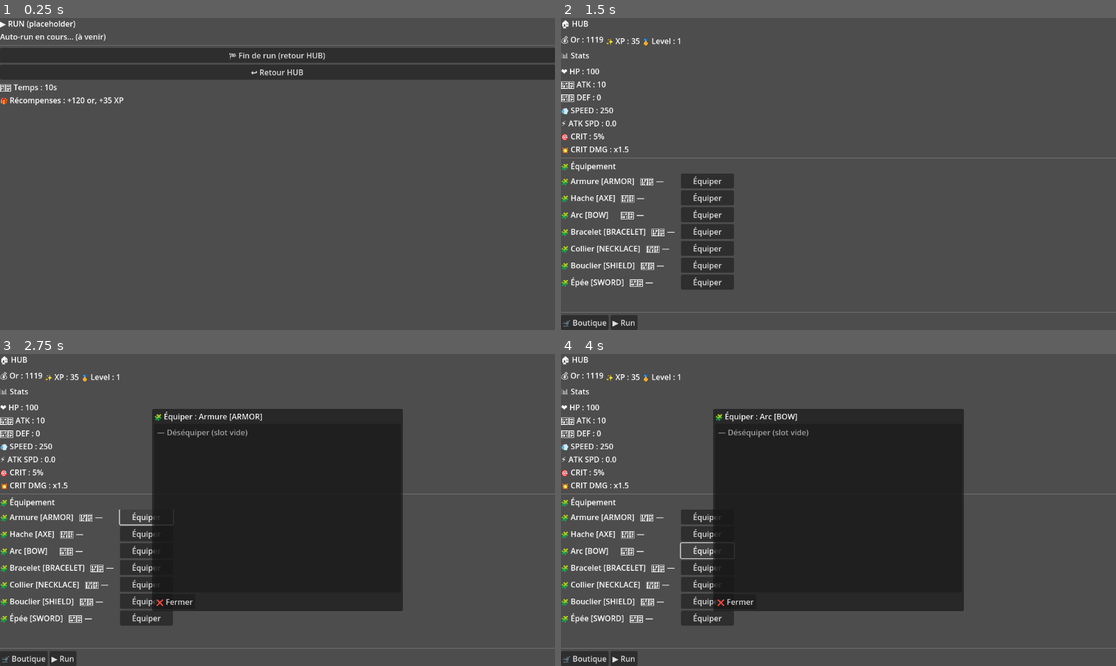
Above: before the commit, frames 1-4 (two rows, left to right).
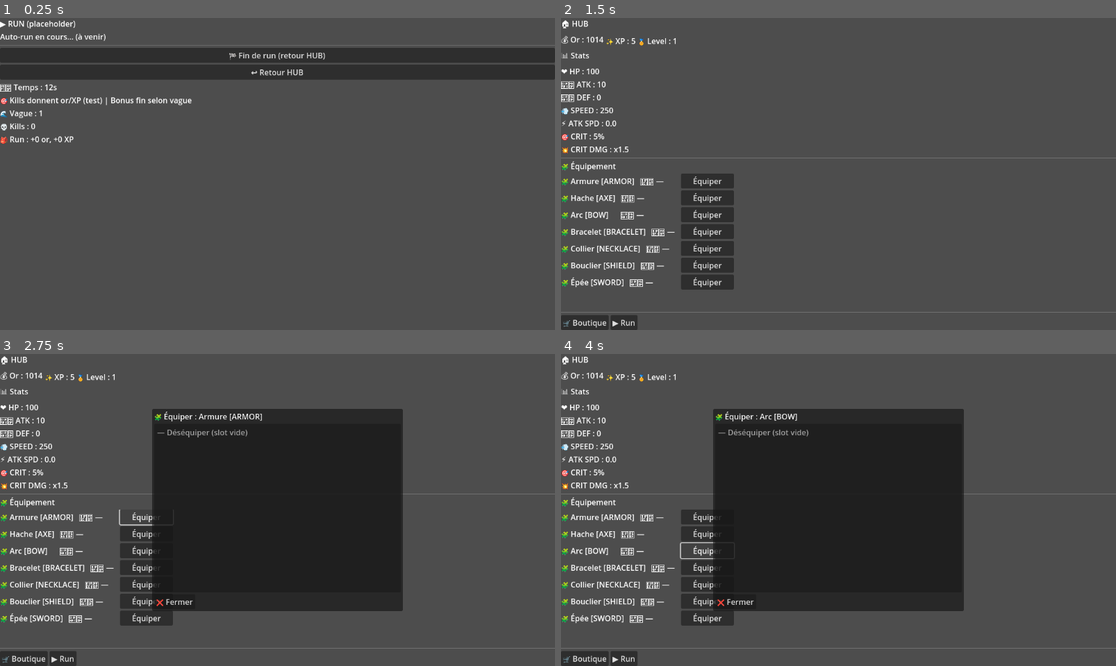
Above: after the commit, the same moments.

Repository: BastienGodotIA/ascension-v-2
Game: Godot game, scene res://scenes/run.tscn
Two runs of this game, one before a commit and one after it. Both use one fixed random seed, a clock stepped at 60 frames per second and the inputs below. This scene is started directly instead of the project's main scene.
Inputs (mouse positions are in pixels of both pictures, inside the frame that each line leads up to):
- Up to frame 1 (0.25 s): no input
- Up to frame 2 (1.5 s): click "🏁 Fin de run (retour HUB)" at 0.5 s; click (838, 71) at 1.25 s, where only the run after the commit has a clickable "↩️ Retour HUB"
- Up to frame 3 (2.75 s): click "Équiper" at 2 s
- Up to frame 4 (4 s): click "Équiper" at 2.75 s; click "Équiper" at 3.5 s

The runs differ from the first frame. In frame 1, 0.7% of the frame differs, in the area x 0-35%, y 21-41%; in frame 2, 0.1%; in frame 3, 0.1%; in frame 4, 0.1%.

Commit message:
RUN: v1.5 simulate kills+waves + bank rewards at end

Diff:
--- a/scenes/run.tscn
+++ b/scenes/run.tscn
@@ -49,4 +49,59 @@
 layout_mode = 2
 text = "🎁 Récompenses : ..."
 
+[node name="LabelWave" type="Label" parent="Margin/VBox"]
+layout_mode = 2
+text = "🌊 Vague : 1"
+
+[node name="LabelKills" type="Label" parent="Margin/VBox"]
+layout_mode = 2
+text = "💀 Kills : 0"
+
+[node name="LabelRunEarnings" type="Label" parent="Margin/VBox"]
+layout_mode = 2
+text = "🎒 Run : +0 or, +0 XP"
+
 [node name="RunTimer" type="Timer" parent="."]
+
+[node name="EndPanel" type="PanelContainer" parent="."]
+visible = false
+custom_minimum_size = Vector2(520, 220)
+layout_mode = 1
+anchors_preset = 8
+anchor_left = 0.5
+anchor_top = 0.5
+anchor_right = 0.5
+anchor_bottom = 0.5
+offset_left = -133.5
+offset_top = -42.5
+offset_right = 133.5
+offset_bottom = 42.5
+grow_horizontal = 2
+grow_vertical = 2
+
+[node name="EndMargin" type="MarginContainer" parent="EndPanel"]
+layout_mode = 2
+
+[node name="EndVBox" type="VBoxContainer" parent="EndPanel/EndMargin"]
+layout_mode = 2
+
+[node name="EndTitle" type="Label" parent="EndPanel/EndMargin/EndVBox"]
+layout_mode = 2
+text = "🏁 FIN DE RUN"
+
+[node name="EndSummary" type="Label" parent="EndPanel/EndMargin/EndVBox"]
+layout_mode = 2
+text = "..."
+
+[node name="EndButtons" type="HBoxContainer" parent="EndPanel/EndMargin/EndVBox"]
+layout_mode = 2
+
+[node name="ButtonBackHubEnd" type="Button" parent="EndPanel/EndMargin/EndVBox/EndButtons"]
+layout_mode = 2
+text = "↩️ Retour HUB"
+
+[node name="ButtonRestartRun" type="Button" parent="EndPanel/EndMargin/EndVBox/EndButtons"]
+layout_mode = 2
+text = "▶️ Refaire un RUN"
+
+[node name="KillTimer" type="Timer" parent="."]
--- a/scripts/ui/run.gd
+++ b/scripts/ui/run.gd
@@ -3,41 +3,96 @@
 const Log = preload("res://scripts/core/log.gd")
 const SCENE_HUB: String = "res://scenes/hub.tscn"
 
-# --- UI
+# --- UI (RUN)
 @onready var lbl_timer: Label = get_node_or_null("Margin/VBox/LabelTimer") as Label
 @onready var lbl_rewards: Label = get_node_or_null("Margin/VBox/LabelRewards") as Label
+@onready var lbl_wave: Label = get_node_or_null("Margin/VBox/LabelWave") as Label
+@onready var lbl_kills: Label = get_node_or_null("Margin/VBox/LabelKills") as Label
+@onready var lbl_run_earnings: Label = get_node_or_null("Margin/VBox/LabelRunEarnings") as Label
+
 @onready var btn_end_run: Button = get_node_or_null("Margin/VBox/ButtonEndRun") as Button
 @onready var btn_back_hub: Button = get_node_or_null("Margin/VBox/ButtonBackHub") as Button
 
-# --- Timer node
+# --- Timers
 @onready var run_timer: Timer = get_node_or_null("RunTimer") as Timer
-
-# --- Config RUN placeholder
-var run_duration_sec: int = 10
-var time_left: int = 10
-
-var reward_gold: int = 120
-var reward_xp: int = 35
+@onready var kill_timer: Timer = get_node_or_null("KillTimer") as Timer
+
+# --- End screen
+@onready var end_panel: PanelContainer = get_node_or_null("EndPanel") as PanelContainer
+@onready var end_summary: Label = get_node_or_null("EndPanel/EndMargin/EndVBox/EndSummary") as Label
+@onready var btn_back_hub_end: Button = get_node_or_null("EndPanel/EndMargin/EndVBox/EndButtons/ButtonBackHubEnd") as Button
+@onready var btn_restart_run: Button = get_node_or_null("EndPanel/EndMargin/EndVBox/EndButtons/ButtonRestartRun") as Button
+
+# =========================================================
+# CONFIG RUN (placeholder)
+# =========================================================
+var run_duration_sec: int = 12
+
+# Kill simulation (anti-spam OK : 1 kill/sec = ~12 logs)
+var kill_every_sec: float = 1.0
+var kills_per_wave: int = 5
+
+# Récompenses (base) -> ensuite multipliées par stats (gold/xp gain mult)
+var base_kill_gold: int = 8
+var base_kill_xp: int = 4
+
+# Bonus de fin (coffre) dépendant de la vague atteinte
+var end_bonus_gold_per_wave: int = 15
+var end_bonus_xp_per_wave: int = 5
+
+# =========================================================
+# STATE RUN
+# =========================================================
+var time_left: int = 0
+var wave_level: int = 1
+var kills: int = 0
+
+# Gains "en run" (non bank tant que pas fin)
+var run_gold_earned: int = 0
+var run_xp_earned: int = 0
+
+# Snapshot départ (utile debug)
+var start_gold: int = 0
+var start_xp: int = 0
+var start_level: int = 1
 
 var _ended: bool = false
+var _rewards_applied: bool = false
 
 func _ready() -> void:
-	Log.i("RUN", "Run ready ▶️ (v1.3 placeholder)")
-
-	# Sanity checks nodes
+	Log.i("RUN", "Run ready ▶️ (v1.5 kills+waves+bank)")
+
 	Log.d("RUN", "Nodes check", {
 		"lbl_timer": lbl_timer != null,
 		"lbl_rewards": lbl_rewards != null,
+		"lbl_wave": lbl_wave != null,
+		"lbl_kills": lbl_kills != null,
+		"lbl_run_earnings": lbl_run_earnings != null,
 		"btn_end": btn_end_run != null,
 		"btn_back": btn_back_hub != null,
-		"timer": run_timer != null
+		"run_timer": run_timer != null,
+		"kill_timer": kill_timer != null,
+		"end_panel": end_panel != null,
+		"end_summary": end_summary != null,
+		"end_back": btn_back_hub_end != null,
+		"end_restart": btn_restart_run != null
 	})
 
 	_connect_buttons()
-	_setup_timer()
+	_setup_run_timer()
+	_setup_kill_timer()
+
+	if end_panel != null:
+		end_panel.visible = false
+		Log.ok("RUN", "EndPanel hidden at start ✅")
+
 	_start_run()
 
+# ---------------------------------------------------------
+# CONNECT / SETUP
+# ---------------------------------------------------------
 func _connect_buttons() -> void:
+	# Boutons RUN
 	if btn_end_run == null:
 		Log.e("RUN", "Node manquant ❌", {"path": "Margin/VBox/ButtonEndRun"})
 	else:
@@ -52,79 +107,243 @@
 			btn_back_hub.pressed.connect(_on_back_hub_pressed)
 		Log.ok("RUN", "ButtonBackHub connecté ✅", {"text": btn_back_hub.text})
 
-func _setup_timer() -> void:
+	# Boutons EndPanel
+	if btn_back_hub_end == null:
+		Log.w("RUN", "ButtonBackHubEnd absent (end screen) ⚠️")
+	else:
+		if not btn_back_hub_end.pressed.is_connected(_on_endpanel_back_pressed):
+			btn_back_hub_end.pressed.connect(_on_endpanel_back_pressed)
+		Log.ok("RUN", "ButtonBackHubEnd connecté ✅")
+
+	if btn_restart_run == null:
+		Log.w("RUN", "ButtonRestartRun absent (end screen) ⚠️")
+	else:
+		if not btn_restart_run.pressed.is_connected(_on_restart_pressed):
+			btn_restart_run.pressed.connect(_on_restart_pressed)
+		Log.ok("RUN", "ButtonRestartRun connecté ✅")
+
+func _setup_run_timer() -> void:
 	if run_timer == null:
 		Log.e("RUN", "RunTimer manquant ❌", {"expected": "RunTimer (Timer)"})
 		return
 
-	# On force nos valeurs, même si l'inspector diffère
 	run_timer.wait_time = 1.0
 	run_timer.one_shot = false
 	run_timer.autostart = false
 
-	if not run_timer.timeout.is_connected(_on_timer_tick):
-		run_timer.timeout.connect(_on_timer_tick)
-
-	Log.ok("RUN", "Timer prêt ✅", {"wait": run_timer.wait_time, "one_shot": run_timer.one_shot})
-
+	if not run_timer.timeout.is_connected(_on_run_tick):
+		run_timer.timeout.connect(_on_run_tick)
+
+	Log.ok("RUN", "RunTimer prêt ✅", {"wait": run_timer.wait_time, "one_shot": run_timer.one_shot})
+
+func _setup_kill_timer() -> void:
+	if kill_timer == null:
+		Log.e("RUN", "KillTimer manquant ❌", {"expected": "KillTimer (Timer)"})
+		return
+
+	kill_timer.wait_time = kill_every_sec
+	kill_timer.one_shot = false
+	kill_timer.autostart = false
+
+	if not kill_timer.timeout.is_connected(_on_kill_tick):
+		kill_timer.timeout.connect(_on_kill_tick)
+
+	Log.ok("RUN", "KillTimer prêt ✅", {"wait": kill_timer.wait_time, "one_shot": kill_timer.one_shot})
+
+# ---------------------------------------------------------
+# RUN FLOW
+# ---------------------------------------------------------
 func _start_run() -> void:
 	_ended = false
+	_rewards_applied = false
+
 	time_left = run_duration_sec
+	wave_level = 1
+	kills = 0
+	run_gold_earned = 0
+	run_xp_earned = 0
+
+	start_gold = Game.gold
+	start_xp = Game.xp
+	start_level = Game.level
+
+	if end_panel != null:
+		end_panel.visible = false
+
+	if btn_end_run != null:
+		btn_end_run.disabled = false
 
 	_refresh_ui_full()
 
 	Log.i("RUN", "RUN START 🚀", {
 		"duration_sec": run_duration_sec,
-		"reward_gold": reward_gold,
-		"reward_xp": reward_xp
+		"kill_every_sec": kill_every_sec,
+		"kills_per_wave": kills_per_wave,
+		"start_gold": start_gold,
+		"start_xp": start_xp,
+		"start_level": start_level
 	})
 
+	# Démarre timers
 	if run_timer != null:
 		run_timer.start()
-		Log.ok("RUN", "Timer started ⏱️", {"time_left": time_left})
-
-func _on_timer_tick() -> void:
+		Log.ok("RUN", "RunTimer started ⏱️", {"time_left": time_left})
+
+	if kill_timer != null:
+		kill_timer.start()
+		Log.ok("RUN", "KillTimer started 💀", {"wait": kill_timer.wait_time})
+
+func _on_run_tick() -> void:
 	if _ended:
 		return
 
 	time_left -= 1
 	_refresh_timer_only()
 
-	# Log à chaque tick = max 10 logs si duration=10s (anti-spam OK)
-	Log.d("RUN", "Tick ⏱️", {"time_left": time_left})
+	# Log par tick = OK (durée courte)
+	Log.d("RUN", "Tick ⏱️", {"time_left": time_left, "wave": wave_level, "kills": kills})
 
 	if time_left <= 0:
 		Log.i("RUN", "RUN END (timer) 🏁")
-		_end_run_and_return("timer_end")
+		_end_run("timer_end")
+
+func _on_kill_tick() -> void:
+	if _ended:
+		return
+
+	_register_kill("sim_timer")
+
+func _register_kill(source: String) -> void:
+	# ++ kills
+	kills += 1
+
+	# Gestion wave : +1 toutes les N kills
+	var old_wave: int = wave_level
+	if kills_per_wave > 0 and (kills % kills_per_wave) == 0:
+		wave_level += 1
+
+	# Multiplicateurs via stats runtime (base + équipement)
+	# On considère que STAT_*_MULT est un bonus additif : 0.0 => x1.0 ; 0.25 => x1.25
+	var gold_mult_bonus: float = float(Game.get_stat("STAT_GOLD_GAIN_MULT_001"))
+	var xp_mult_bonus: float = float(Game.get_stat("STAT_XP_GAIN_MULT_001"))
+	var gold_mult: float = 1.0 + max(0.0, gold_mult_bonus)
+	var xp_mult: float = 1.0 + max(0.0, xp_mult_bonus)
+
+	# Rewards kill scalées par wave
+	var raw_gold: float = float(base_kill_gold + (wave_level * 2))
+	var raw_xp: float = float(base_kill_xp + wave_level)
+
+	var kill_gold: int = int(round(raw_gold * gold_mult))
+	var kill_xp: int = int(round(raw_xp * xp_mult))
+
+	run_gold_earned += max(0, kill_gold)
+	run_xp_earned += max(0, kill_xp)
+
+	_refresh_progress_only()
+
+	# Logs MAX (mais durée courte, donc pas de spam)
+	Log.i("COMBAT", "Kill simulated 💀", {
+		"src": source,
+		"kills": kills,
+		"wave": wave_level,
+		"kill_gold": kill_gold,
+		"kill_xp": kill_xp,
+		"run_gold": run_gold_earned,
+		"run_xp": run_xp_earned,
+		"gold_mult": gold_mult,
+		"xp_mult": xp_mult
+	})
+
+	if wave_level != old_wave:
+		Log.ok("COMBAT", "Wave UP 🌊", {"from": old_wave, "to": wave_level, "kills": kills})
 
 func _on_end_run_pressed() -> void:
 	if _ended:
 		Log.w("RUN", "EndRun press ignoré (déjà fini) ⚠️")
 		return
-
 	Log.i("RUN", "Fin de run manuelle 🏁")
-	_end_run_and_return("manual_end")
+	_end_run("manual_end")
 
 func _on_back_hub_pressed() -> void:
-	# Retour debug, sans récompenses (utile en dev)
-	Log.w("RUN", "Retour HUB debug (sans rewards) ↩️")
-	_go_hub("debug_back_no_rewards")
-
-func _end_run_and_return(reason: String) -> void:
+	Log.w("RUN", "Retour HUB debug (sans bank) ↩️")
+	_go_hub("debug_back_no_bank")
+
+func _end_run(reason: String) -> void:
 	_ended = true
 
+	# stop timers
 	if run_timer != null:
 		run_timer.stop()
-		Log.ok("RUN", "Timer stopped ✅", {"reason": reason})
-
-	# Rewards : centralisées dans GameState
-	Log.i("RUN", "Rewards apply 🎁", {"gold": reward_gold, "xp": reward_xp, "reason": reason})
-	Game.add_gold(reward_gold, "run_" + reason)
-	Game.add_xp(reward_xp, "run_" + reason)
-
-	Log.ok("RUN", "Rewards applied ✅", {"gold_now": Game.gold, "xp_now": Game.xp, "level_now": Game.level})
-
-	_go_hub("end_" + reason)
+	if kill_timer != null:
+		kill_timer.stop()
+	Log.ok("RUN", "Timers stopped ✅", {"reason": reason})
+
+	# Bank final (UNE SEULE FOIS)
+	if not _rewards_applied:
+		_rewards_applied = true
+
+		# Bonus fin basé sur wave atteinte
+		var bonus_gold: int = max(0, wave_level * end_bonus_gold_per_wave)
+		var bonus_xp: int = max(0, wave_level * end_bonus_xp_per_wave)
+
+		Log.i("RUN", "Bank RUN rewards 🎒->🏦", {
+			"run_gold": run_gold_earned,
+			"run_xp": run_xp_earned,
+			"bonus_gold": bonus_gold,
+			"bonus_xp": bonus_xp,
+			"wave": wave_level,
+			"kills": kills
+		})
+
+		# On ajoute au permanent (HUB). Pas de perte = pas de risk/reward.
+		Game.add_gold(run_gold_earned + bonus_gold, "run_bank_" + reason)
+		Game.add_xp(run_xp_earned + bonus_xp, "run_bank_" + reason)
+
+		Log.ok("RUN", "Bank done ✅", {
+			"gold_before": start_gold,
+			"gold_after": Game.gold,
+			"xp_before": start_xp,
+			"xp_after": Game.xp,
+			"level_after": Game.level
+		})
+	else:
+		Log.w("RUN", "Bank déjà fait (ignore) ⚠️", {"reason": reason})
+
+	_show_end_screen(reason)
+
+# ---------------------------------------------------------
+# END SCREEN
+# ---------------------------------------------------------
+func _show_end_screen(reason: String) -> void:
+	if end_panel == null:
+		Log.w("RUN", "EndPanel absent -> retour HUB direct ⚠️", {"reason": reason})
+		_go_hub("end_" + reason)
+		return
+
+	if btn_end_run != null:
+		btn_end_run.disabled = true
+
+	if end_summary != null:
+		end_summary.text = (
+			"🏁 FIN DE RUN\n"
+			+ "💀 Kills : " + str(kills) + "\n"
+			+ "🌊 Vague : " + str(wave_level) + "\n"
+			+ "🎒 Gains run : +" + str(run_gold_earned) + " or, +" + str(run_xp_earned) + " XP\n"
+			+ "💰 Total or : " + str(Game.gold) + "\n"
+			+ "✨ XP : " + str(Game.xp) + " | 🏅 Level : " + str(Game.level) + "\n"
+			+ "📌 reason=" + reason
+		)
+
+	Log.i("RUN", "End screen show 🧾", {"reason": reason})
+	end_panel.visible = true
+
+func _on_endpanel_back_pressed() -> void:
+	Log.i("RUN", "EndPanel -> Retour HUB 🏠")
+	_go_hub("endpanel_back")
+
+func _on_restart_pressed() -> void:
+	Log.i("RUN", "EndPanel -> Restart RUN ▶️")
+	_start_run()
 
 func _go_hub(reason: String) -> void:
 	Log.i("RUN", "Go HUB 🏠", {"reason": reason, "scene": SCENE_HUB})
@@ -132,11 +351,26 @@
 	if err != OK:
 		Log.e("RUN", "change_scene_to_file failed", {"scene": SCENE_HUB, "err": err})
 
+# ---------------------------------------------------------
+# UI REFRESH
+# ---------------------------------------------------------
 func _refresh_ui_full() -> void:
 	_refresh_timer_only()
+	_refresh_progress_only()
+
 	if lbl_rewards != null:
-		lbl_rewards.text = "🎁 Récompenses : +" + str(reward_gold) + " or, +" + str(reward_xp) + " XP"
+		lbl_rewards.text = "🎯 Kills donnent or/XP (test) | Bonus fin selon vague"
 
 func _refresh_timer_only() -> void:
 	if lbl_timer != null:
 		lbl_timer.text = "⏱️ Temps : " + str(max(0, time_left)) + "s"
+
+func _refresh_progress_only() -> void:
+	if lbl_wave != null:
+		lbl_wave.text = "🌊 Vague : " + str(wave_level)
+
+	if lbl_kills != null:
+		lbl_kills.text = "💀 Kills : " + str(kills)
+
+	if lbl_run_earnings != null:
+		lbl_run_earnings.text = "🎒 Run : +" + str(run_gold_earned) + " or, +" + str(run_xp_earned) + " XP"
